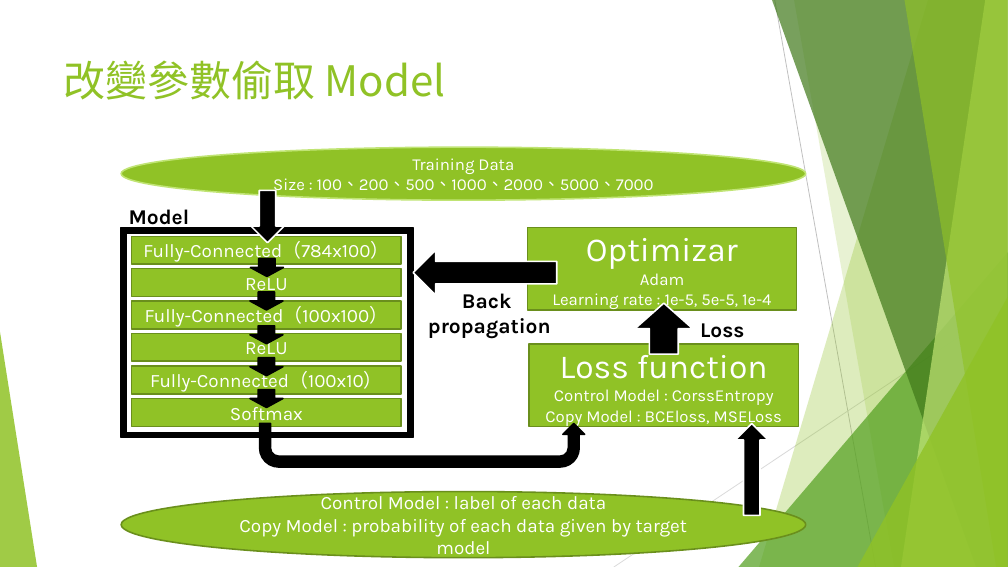
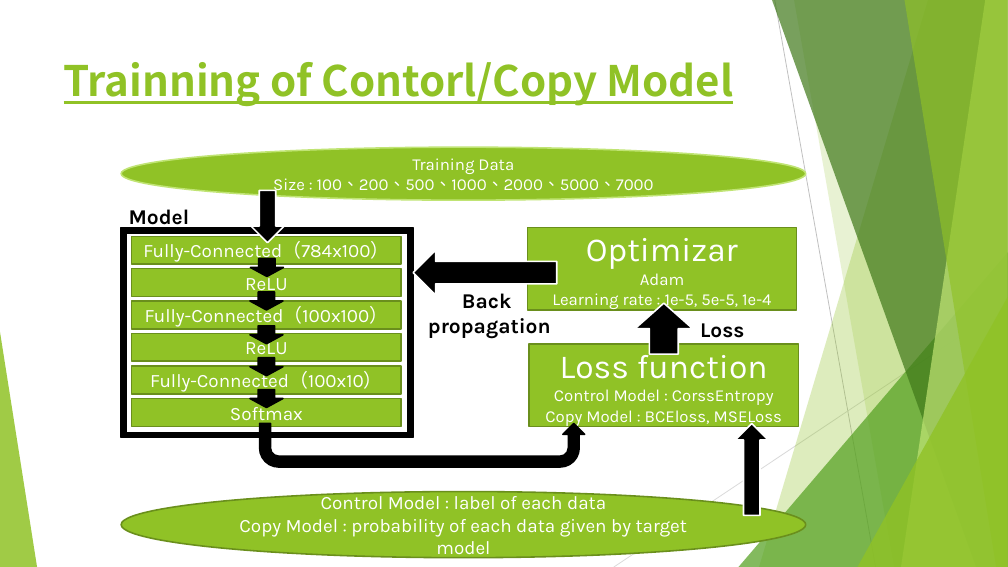
Before and after one commit to chengdejerrylin/Electrical-Engineering-Lab---networking-and-Multinmedia, a slide deck: slide 6 of final_demo.pptx (slide 5 before the commit). Drawn at 1008x567 pixels with LibreOffice and Linux fonts; fonts in the diff are those of the drawing. Boxes give left, top, right and bottom in pixels: in the first picture for what was removed or moved away, otherwise in the second. Text is boxed around its words. In the diff, an @@ line names an element or a change of style, - is before the commit and + after.

```diff
--- a/final_demo.pptx
+++ b/final_demo.pptx
@@ title at bbox=[64, 62, 734, 106]: text changed; bold on @@
-改變參數偷取 Model
+Trainning of Contorl/Copy Model
```
Also in this commit, not shown: 2 other slides changed, 2 slides added, 1 slide removed, 1 other file.
